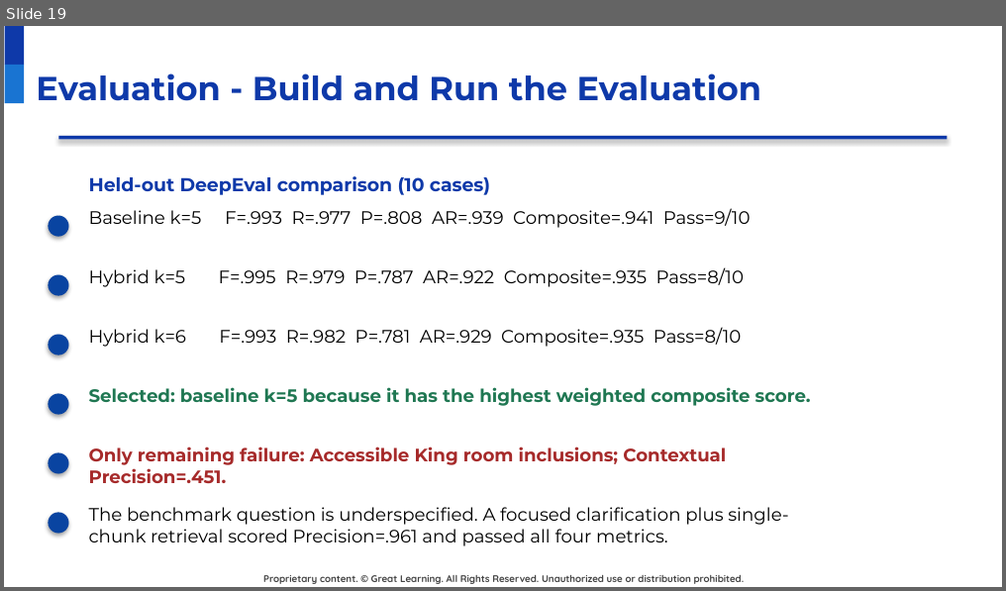
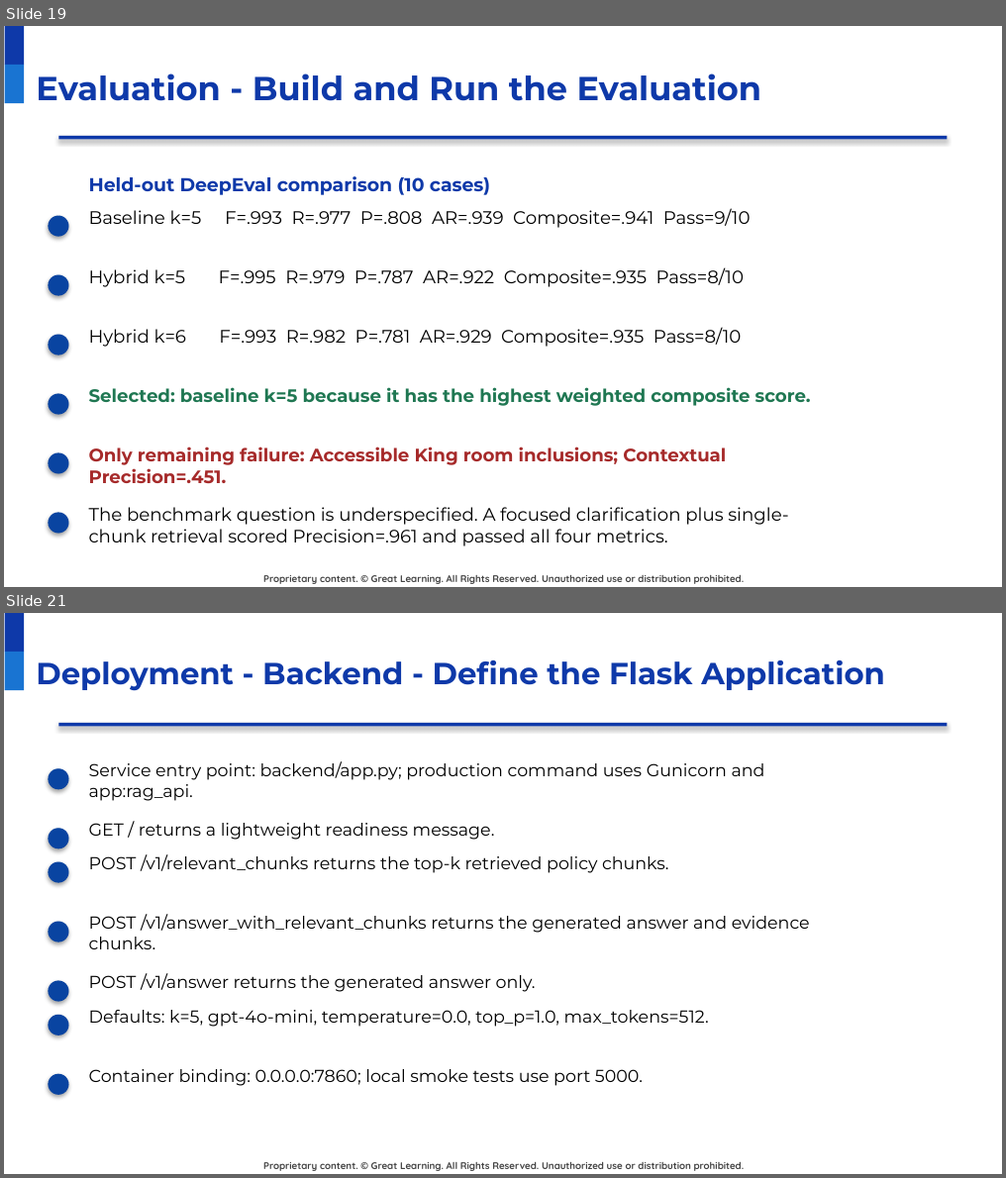
Before and after one commit to raovutukoor1/aurora-stay-qna, a slide deck: presentations/Aurora_Stays_RAG_Project_Presentation_Template_Style.pptx. Shown one above the other, each under a label of ours: slide 19 before the commit, slides 19 and 21 after it; the slides between them are not shown. The pictures are 1006x591 and 1006x1178 pixels, drawn with LibreOffice and Linux fonts; fonts in the diff are those of the drawing; background and template pictures are left out. Boxes give left, top, right and bottom in pixels: in the first picture for what was removed or moved away, otherwise in the second. Text is boxed around its words. In the diff, an @@ line names an element or a change of style, - is before the commit and + after.

Commit message:
Add deployment and inference slides to presentation

```diff
--- a/presentations/Aurora_Stays_RAG_Project_Presentation_Template_Style.pptx
+++ b/presentations/Aurora_Stays_RAG_Project_Presentation_Template_Style.pptx
@@ slide 21 added at [4,613,1002,1174], background #FFFFFF; not listed: 3 template elements that a slide beside it also shows @@
@@ title added at [36,660,885,691], 22 pt, text #0E39A9, bold @@
+Deployment - Backend - Define the Flask Application
@@ rectangle added at [58,723,947,727], fill #0E39A9 @@
@@ ellipse added at [48,768,69,789], fill #0944A1 @@
@@ text added at [89,761,765,801], 12.5 pt, text #000000 @@
+Service entry point: backend/app.py; production command uses Gunicorn and app:rag_api.
@@ ellipse added at [48,828,69,849], fill #0944A1 @@
@@ text added at [89,823,495,840], 12.5 pt, text #000000 @@
+GET / returns a lightweight readiness message.
@@ ellipse added at [48,861,69,882], fill #0944A1 @@
@@ text added at [89,855,669,873], 12.5 pt, text #000000 @@
+POST /v1/relevant_chunks returns the top-k retrieved policy chunks.
@@ ellipse added at [48,921,69,943], fill #0944A1 @@
@@ text added at [89,914,810,950], 12.5 pt, text #000000 @@
+POST /v1/answer_with_relevant_chunks returns the generated answer and evidence chunks.
@@ ellipse added at [48,981,69,1002], fill #0944A1 @@
@@ text added at [89,973,536,992], 12.5 pt, text #000000 @@
+POST /v1/answer returns the generated answer only.
@@ ellipse added at [48,1015,69,1036], fill #0944A1 @@
@@ text added at [89,1010,709,1027], 12.5 pt, text #000000 @@
+Defaults: k=5, gpt-4o-mini, temperature=0.0, top_p=1.0, max_tokens=512.
@@ ellipse added at [48,1074,69,1095], fill #0944A1 @@
@@ text added at [89,1069,643,1086], 12.5 pt, text #000000 @@
+Container binding: 0.0.0.0:7860; local smoke tests use port 5000.
```
Also in this commit, not shown: 2 slides changed, 11 other slides added, 2 other files.
